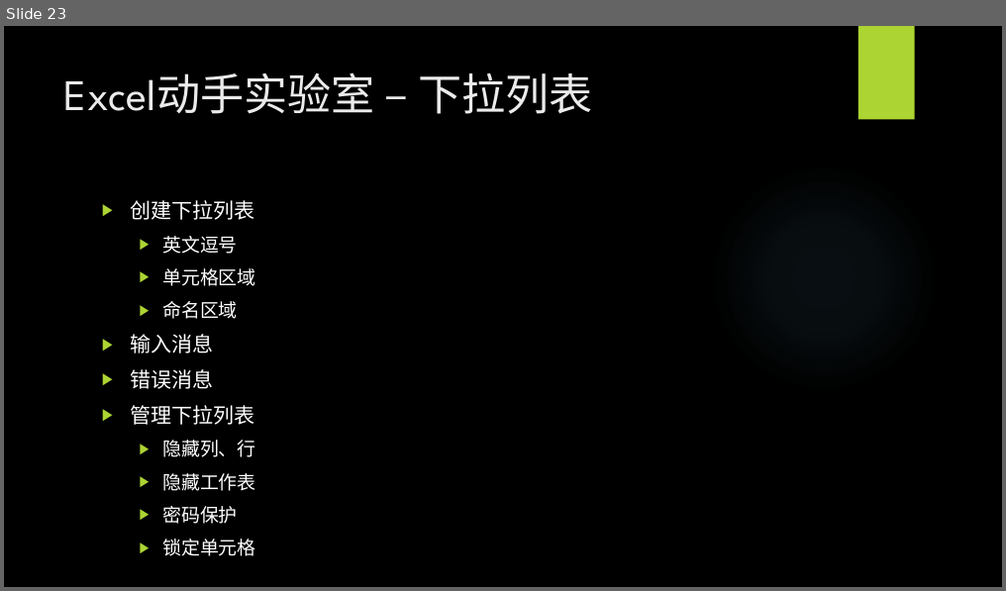
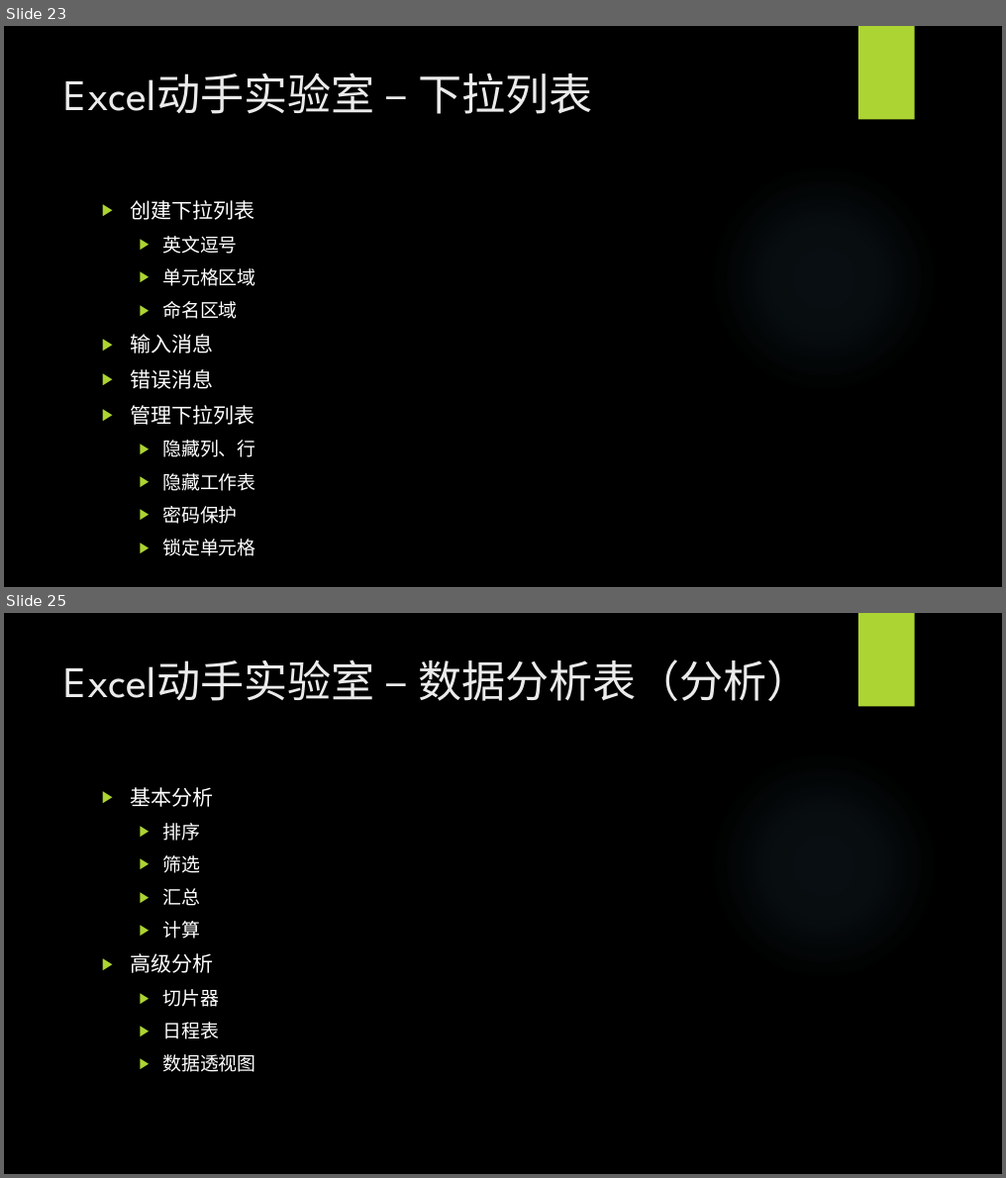
Before and after one commit to BigEgg/OfficeTraining, a slide deck: Excel动手实验室.pptx. Shown one above the other, each under a label of ours: slide 23 before the commit, slides 23 and 25 after it; the slides between them are not shown. The pictures are 1006x591 and 1006x1178 pixels, drawn with LibreOffice and Linux fonts; fonts in the diff are those of the drawing; background and template pictures are left out. Boxes give left, top, right and bottom in pixels: in the first picture for what was removed or moved away, otherwise in the second. Text is boxed around its words. In the diff, an @@ line names an element or a change of style, - is before the commit and + after.

```diff
--- a/Excel动手实验室.pptx
+++ b/Excel动手实验室.pptx
@@ slide 25 added at box(4, 613, 1002, 1174), background picture (left out); not listed: 2 template elements that a slide beside it also shows @@
@@ title added at box(64, 660, 811, 701), 42 pt, text #EBEBEB @@
+Excel动手实验室 – 数据分析表（分析）
@@ text added at box(130, 787, 255, 1072), 18 pt, text #FFFFFF @@
+▶ 基本分析
+  ▶ 排序
+  ▶ 筛选
+  ▶ 汇总
+  ▶ 计算
+▶ 高级分析
+  ▶ 切片器
+  ▶ 日程表
+  ▶ 数据透视图
```
Also in this commit, not shown: 1 other slide added, 1 other file.
